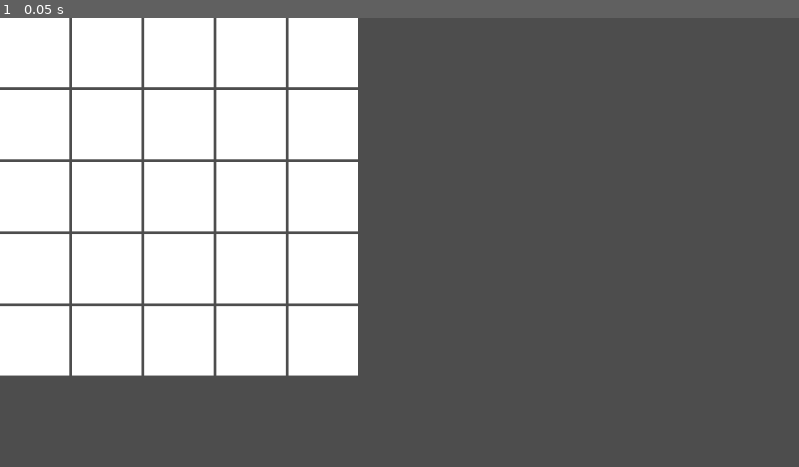
Above: before the commit, frame 1.
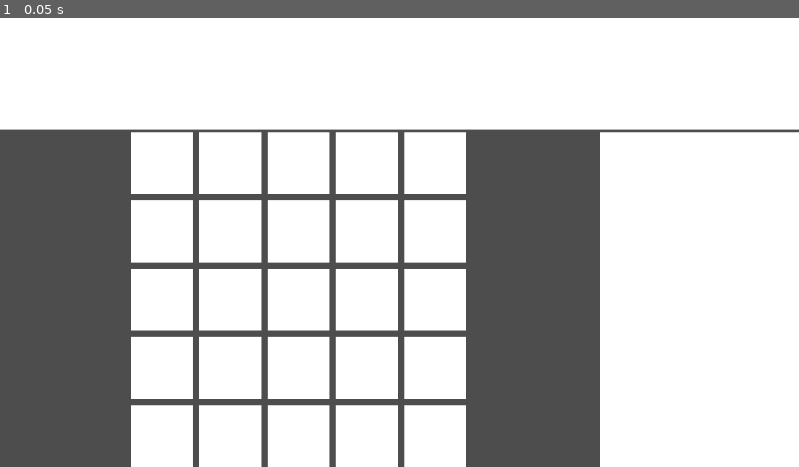
Above: after the commit, the same moment.

Repository: francis-poon/mining_game
Game: Godot game, scene res://main.tscn
Two runs of this game, one before a commit and one after it. Both use one fixed random seed, a clock stepped at 60 frames per second and the inputs below. The project has no main scene, so this scene is started directly.
Inputs:
- Up to frame 1 (0.05 s): no input

The runs differ from the first frame. In frame 1, 60% of the frame differs, in the area x 0-100%, y 0-100%.

Commit message:
set up basic screen layout

Diff:
--- /dev/null
+++ b/auto_scale_camera.gd
@@ -0,0 +1,18 @@
+class_name AutoScaleCamera
+extends Camera2D
+
+@export var target: Control
+
+func scale_camera():
+	var viewport_aspect_ratio = get_viewport_rect().size.x / get_viewport_rect().size.y
+
+	var target_size = target.get_rect().size
+	var target_aspect_ratio = target_size.x / target_size.y
+
+	var cam_zoom
+	if target_aspect_ratio > viewport_aspect_ratio:
+		cam_zoom  = get_viewport_rect().size.x / target_size.x
+	else:
+		cam_zoom  = get_viewport_rect().size.y / target_size.y
+	zoom = Vector2(cam_zoom, cam_zoom)
+	position = target.position + target.get_rect().size / 2
--- a/main.tscn
+++ b/main.tscn
@@ -1,110 +1,150 @@
-[gd_scene format=3 uid="uid://cvbpmsdmb7q7o"]
+[gd_scene load_steps=3 format=3 uid="uid://cvbpmsdmb7q7o"]
+
+[ext_resource type="Script" path="res://auto_scale_camera.gd" id="1_l3qut"]
+[ext_resource type="Script" path="res://mining_surface.gd" id="1_thsxt"]
 
 [node name="Main" type="Node2D"]
 
 [node name="CanvasLayer" type="CanvasLayer" parent="."]
 
-[node name="GridContainer" type="GridContainer" parent="CanvasLayer"]
+[node name="VBoxContainer" type="VBoxContainer" parent="CanvasLayer"]
+anchors_preset = 15
+anchor_right = 1.0
+anchor_bottom = 1.0
+grow_horizontal = 2
+grow_vertical = 2
+
+[node name="ColorRect" type="ColorRect" parent="CanvasLayer/VBoxContainer"]
+layout_mode = 2
+size_flags_vertical = 3
+
+[node name="HBoxContainer" type="HBoxContainer" parent="CanvasLayer/VBoxContainer"]
+layout_mode = 2
+size_flags_vertical = 3
+size_flags_stretch_ratio = 3.0
+
+[node name="SubViewportContainer" type="SubViewportContainer" parent="CanvasLayer/VBoxContainer/HBoxContainer" node_paths=PackedStringArray("camera")]
+layout_mode = 2
+size_flags_horizontal = 3
+size_flags_stretch_ratio = 3.0
+stretch = true
+script = ExtResource("1_thsxt")
+camera = NodePath("SubViewport/Camera2D")
+
+[node name="SubViewport" type="SubViewport" parent="CanvasLayer/VBoxContainer/HBoxContainer/SubViewportContainer"]
+size = Vector2i(861, 483)
+
+[node name="Camera2D" type="Camera2D" parent="CanvasLayer/VBoxContainer/HBoxContainer/SubViewportContainer/SubViewport" node_paths=PackedStringArray("target")]
+script = ExtResource("1_l3qut")
+target = NodePath("../GridContainer")
+
+[node name="GridContainer" type="GridContainer" parent="CanvasLayer/VBoxContainer/HBoxContainer/SubViewportContainer/SubViewport"]
 offset_right = 40.0
 offset_bottom = 40.0
 columns = 5
 
-[node name="ColorRect" type="ColorRect" parent="CanvasLayer/GridContainer"]
-custom_minimum_size = Vector2(100, 100)
+[node name="ColorRect" type="ColorRect" parent="CanvasLayer/VBoxContainer/HBoxContainer/SubViewportContainer/SubViewport/GridContainer"]
+custom_minimum_size = Vector2(40, 40)
 layout_mode = 2
 
-[node name="ColorRect2" type="ColorRect" parent="CanvasLayer/GridContainer"]
-custom_minimum_size = Vector2(100, 100)
+[node name="ColorRect2" type="ColorRect" parent="CanvasLayer/VBoxContainer/HBoxContainer/SubViewportContainer/SubViewport/GridContainer"]
+custom_minimum_size = Vector2(40, 40)
 layout_mode = 2
 
-[node name="ColorRect3" type="ColorRect" parent="CanvasLayer/GridContainer"]
-custom_minimum_size = Vector2(100, 100)
+[node name="ColorRect3" type="ColorRect" parent="CanvasLayer/VBoxContainer/HBoxContainer/SubViewportContainer/SubViewport/GridContainer"]
+custom_minimum_size = Vector2(40, 40)
 layout_mode = 2
 
-[node name="ColorRect4" type="ColorRect" parent="CanvasLayer/GridContainer"]
-custom_minimum_size = Vector2(100, 100)
+[node name="ColorRect4" type="ColorRect" parent="CanvasLayer/VBoxContainer/HBoxContainer/SubViewportContainer/SubViewport/GridContainer"]
+custom_minimum_size = Vector2(40, 40)
 layout_mode = 2
 
-[node name="ColorRect5" type="ColorRect" parent="CanvasLayer/GridContainer"]
-custom_minimum_size = Vector2(100, 100)
+[node name="ColorRect5" type="ColorRect" parent="CanvasLayer/VBoxContainer/HBoxContainer/SubViewportContainer/SubViewport/GridContainer"]
+custom_minimum_size = Vector2(40, 40)
 layout_mode = 2
 
-[node name="ColorRect6" type="ColorRect" parent="CanvasLayer/GridContainer"]
-custom_minimum_size = Vector2(100, 100)
+[node name="ColorRect6" type="ColorRect" parent="CanvasLayer/VBoxContainer/HBoxContainer/SubViewportContainer/SubViewport/GridContainer"]
+custom_minimum_size = Vector2(40, 40)
 layout_mode = 2
 
-[node name="ColorRect7" type="ColorRect" parent="CanvasLayer/GridContainer"]
-custom_minimum_size = Vector2(100, 100)
+[node name="ColorRect7" type="ColorRect" parent="CanvasLayer/VBoxContainer/HBoxContainer/SubViewportContainer/SubViewport/GridContainer"]
+custom_minimum_size = Vector2(40, 40)
 layout_mode = 2
 
-[node name="ColorRect8" type="ColorRect" parent="CanvasLayer/GridContainer"]
-custom_minimum_size = Vector2(100, 100)
+[node name="ColorRect8" type="ColorRect" parent="CanvasLayer/VBoxContainer/HBoxContainer/SubViewportContainer/SubViewport/GridContainer"]
+custom_minimum_size = Vector2(40, 40)
 layout_mode = 2
 
-[node name="ColorRect9" type="ColorRect" parent="CanvasLayer/GridContainer"]
-custom_minimum_size = Vector2(100, 100)
+[node name="ColorRect9" type="ColorRect" parent="CanvasLayer/VBoxContainer/HBoxContainer/SubViewportContainer/SubViewport/GridContainer"]
+custom_minimum_size = Vector2(40, 40)
 layout_mode = 2
 
-[node name="ColorRect10" type="ColorRect" parent="CanvasLayer/GridContainer"]
-custom_minimum_size = Vector2(100, 100)
+[node name="ColorRect10" type="ColorRect" parent="CanvasLayer/VBoxContainer/HBoxContainer/SubViewportContainer/SubViewport/GridContainer"]
+custom_minimum_size = Vector2(40, 40)
 layout_mode = 2
 
-[node name="ColorRect11" type="ColorRect" parent="CanvasLayer/GridContainer"]
-custom_minimum_size = Vector2(100, 100)
+[node name="ColorRect11" type="ColorRect" parent="CanvasLayer/VBoxContainer/HBoxContainer/SubViewportContainer/SubViewport/GridContainer"]
+custom_minimum_size = Vector2(40, 40)
 layout_mode = 2
 
-[node name="ColorRect12" type="ColorRect" parent="CanvasLayer/GridContainer"]
-custom_minimum_size = Vector2(100, 100)
+[node name="ColorRect12" type="ColorRect" parent="CanvasLayer/VBoxContainer/HBoxContainer/SubViewportContainer/SubViewport/GridContainer"]
+custom_minimum_size = Vector2(40, 40)
 layout_mode = 2
 
-[node name="ColorRect13" type="ColorRect" parent="CanvasLayer/GridContainer"]
-custom_minimum_size = Vector2(100, 100)
+[node name="ColorRect13" type="ColorRect" parent="CanvasLayer/VBoxContainer/HBoxContainer/SubViewportContainer/SubViewport/GridContainer"]
+custom_minimum_size = Vector2(40, 40)
 layout_mode = 2
 
-[node name="ColorRect14" type="ColorRect" parent="CanvasLayer/GridContainer"]
-custom_minimum_size = Vector2(100, 100)
+[node name="ColorRect14" type="ColorRect" parent="CanvasLayer/VBoxContainer/HBoxContainer/SubViewportContainer/SubViewport/GridContainer"]
+custom_minimum_size = Vector2(40, 40)
 layout_mode = 2
 
-[node name="ColorRect15" type="ColorRect" parent="CanvasLayer/GridContainer"]
-custom_minimum_size = Vector2(100, 100)
+[node name="ColorRect15" type="ColorRect" parent="CanvasLayer/VBoxContainer/HBoxContainer/SubViewportContainer/SubViewport/GridContainer"]
+custom_minimum_size = Vector2(40, 40)
 layout_mode = 2
 
-[node name="ColorRect16" type="ColorRect" parent="CanvasLayer/GridContainer"]
-custom_minimum_size = Vector2(100, 100)
+[node name="ColorRect16" type="ColorRect" parent="CanvasLayer/VBoxContainer/HBoxContainer/SubViewportContainer/SubViewport/GridContainer"]
+custom_minimum_size = Vector2(40, 40)
 layout_mode = 2
 
-[node name="ColorRect17" type="ColorRect" parent="CanvasLayer/GridContainer"]
-custom_minimum_size = Vector2(100, 100)
+[node name="ColorRect17" type="ColorRect" parent="CanvasLayer/VBoxContainer/HBoxContainer/SubViewportContainer/SubViewport/GridContainer"]
+custom_minimum_size = Vector2(40, 40)
 layout_mode = 2
 
-[node name="ColorRect18" type="ColorRect" parent="CanvasLayer/GridContainer"]
-custom_minimum_size = Vector2(100, 100)
+[node name="ColorRect18" type="ColorRect" parent="CanvasLayer/VBoxContainer/HBoxContainer/SubViewportContainer/SubViewport/GridContainer"]
+custom_minimum_size = Vector2(40, 40)
 layout_mode = 2
 
-[node name="ColorRect19" type="ColorRect" parent="CanvasLayer/GridContainer"]
-custom_minimum_size = Vector2(100, 100)
+[node name="ColorRect19" type="ColorRect" parent="CanvasLayer/VBoxContainer/HBoxContainer/SubViewportContainer/SubViewport/GridContainer"]
+custom_minimum_size = Vector2(40, 40)
 layout_mode = 2
 
-[node name="ColorRect20" type="ColorRect" parent="CanvasLayer/GridContainer"]
-custom_minimum_size = Vector2(100, 100)
+[node name="ColorRect20" type="ColorRect" parent="CanvasLayer/VBoxContainer/HBoxContainer/SubViewportContainer/SubViewport/GridContainer"]
+custom_minimum_size = Vector2(40, 40)
 layout_mode = 2
 
-[node name="ColorRect21" type="ColorRect" parent="CanvasLayer/GridContainer"]
-custom_minimum_size = Vector2(100, 100)
+[node name="ColorRect21" type="ColorRect" parent="CanvasLayer/VBoxContainer/HBoxContainer/SubViewportContainer/SubViewport/GridContainer"]
+custom_minimum_size = Vector2(40, 40)
 layout_mode = 2
 
-[node name="ColorRect22" type="ColorRect" parent="CanvasLayer/GridContainer"]
-custom_minimum_size = Vector2(100, 100)
+[node name="ColorRect22" type="ColorRect" parent="CanvasLayer/VBoxContainer/HBoxContainer/SubViewportContainer/SubViewport/GridContainer"]
+custom_minimum_size = Vector2(40, 40)
 layout_mode = 2
 
-[node name="ColorRect23" type="ColorRect" parent="CanvasLayer/GridContainer"]
-custom_minimum_size = Vector2(100, 100)
+[node name="ColorRect23" type="ColorRect" parent="CanvasLayer/VBoxContainer/HBoxContainer/SubViewportContainer/SubViewport/GridContainer"]
+custom_minimum_size = Vector2(40, 40)
 layout_mode = 2
 
-[node name="ColorRect24" type="ColorRect" parent="CanvasLayer/GridContainer"]
-custom_minimum_size = Vector2(100, 100)
+[node name="ColorRect24" type="ColorRect" parent="CanvasLayer/VBoxContainer/HBoxContainer/SubViewportContainer/SubViewport/GridContainer"]
+custom_minimum_size = Vector2(40, 40)
 layout_mode = 2
 
-[node name="ColorRect25" type="ColorRect" parent="CanvasLayer/GridContainer"]
-custom_minimum_size = Vector2(100, 100)
+[node name="ColorRect25" type="ColorRect" parent="CanvasLayer/VBoxContainer/HBoxContainer/SubViewportContainer/SubViewport/GridContainer"]
+custom_minimum_size = Vector2(40, 40)
 layout_mode = 2
+
+[node name="ColorRect2" type="ColorRect" parent="CanvasLayer/VBoxContainer/HBoxContainer"]
+layout_mode = 2
+size_flags_horizontal = 3
+
+[connection signal="resized" from="CanvasLayer/VBoxContainer/HBoxContainer/SubViewportContainer" to="CanvasLayer/VBoxContainer/HBoxContainer/SubViewportContainer" method="_on_resized"]
--- /dev/null
+++ b/mining_surface.gd
@@ -0,0 +1,8 @@
+extends SubViewportContainer
+
+@export var camera: AutoScaleCamera
+
+func _draw():
+	await get_tree().process_frame
+	camera.scale_camera()
+	print(size)
